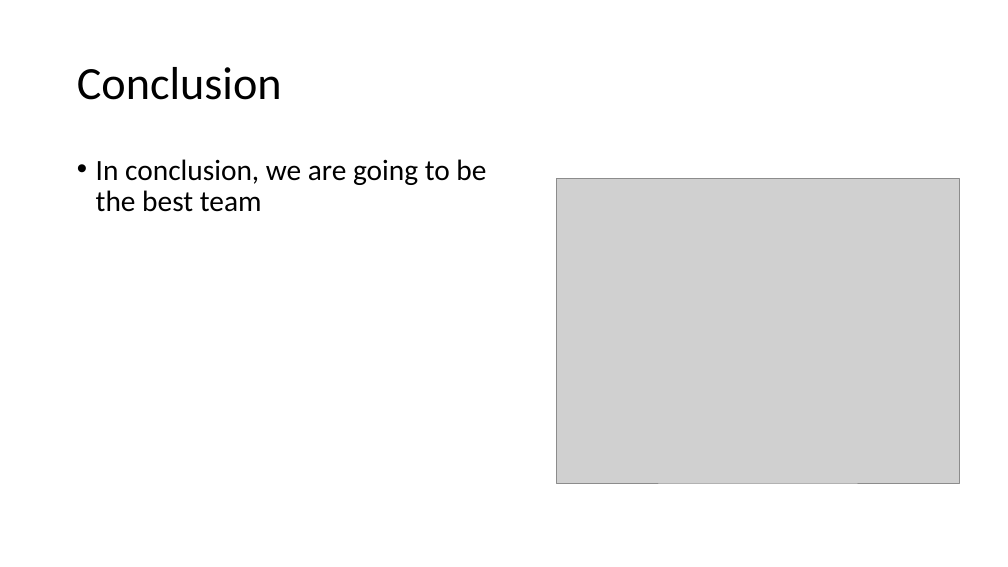
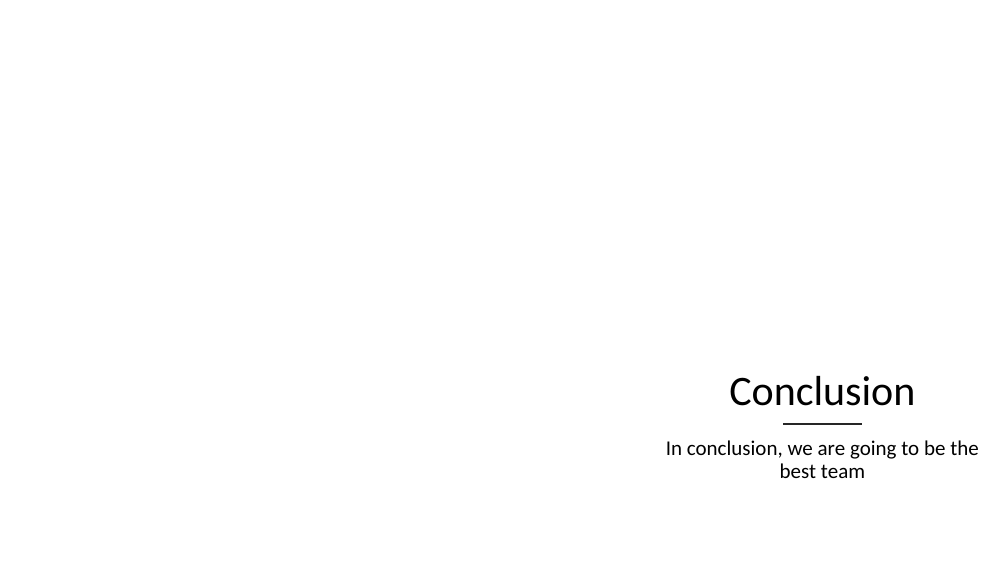
Before and after one commit to Lev-Davies/IDP, a slide deck: slide 10 of Documentation/IDP_first_presentation.pptx (slide 7 before the commit). Drawn at 1008x567 pixels with LibreOffice and Linux fonts; fonts in the diff are those of the drawing; grey boxes stand for pictures; background and template pictures are left out. Boxes give left, top, right and bottom in pixels: in the first picture for what was removed or moved away, otherwise in the second. Text is boxed around its words. In the diff, an @@ line names an element or a change of style, - is before the commit and + after.

```diff
--- a/Documentation/IDP_first_presentation.pptx
+++ b/Documentation/IDP_first_presentation.pptx
@@ picture removed at bbox=[557, 178, 960, 483] @@
@@ freeform shape added at bbox=[619, 188, 1008, 567], fill #FFFFFF at 70% opacity @@
@@ title "Conclusion": place and size @@
-title "Conclusion" at bbox=[77, 67, 282, 100]
+title "Conclusion" at bbox=[729, 376, 915, 406]
@@ title "Conclusion" at bbox=[729, 376, 915, 406]: size 44 to 40 pt; alignment left to centre; vertical alignment middle to bottom @@
@@ text "In conclusion, we are going ...": place and size @@
-text "In conclusion, we are going ..." at bbox=[96, 159, 486, 212]
+text "In conclusion, we are going ..." at bbox=[666, 440, 979, 478]
@@ text "In conclusion, we are going ..." at bbox=[666, 440, 979, 478]: size 28 to 20 pt; alignment left to centre; bullet • to none @@
@@ line added from (784, 423) to (861, 423), #262626 2 pt @@
```
Also in this commit, not shown: 5 slides added, 2 slides removed.
